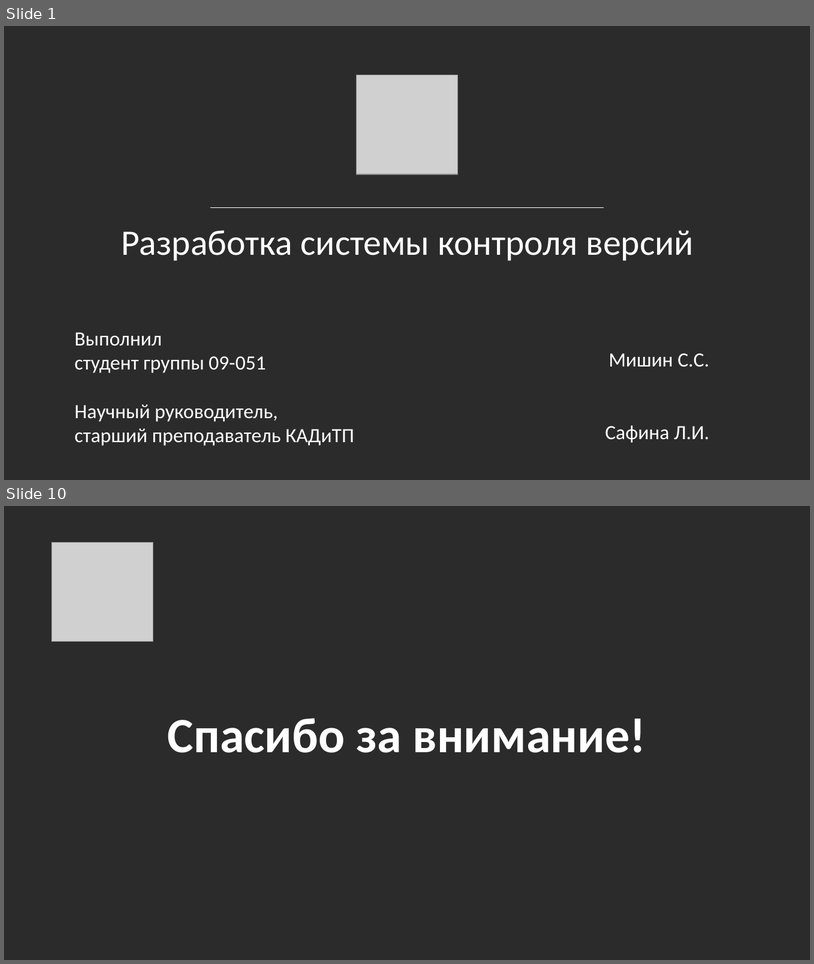
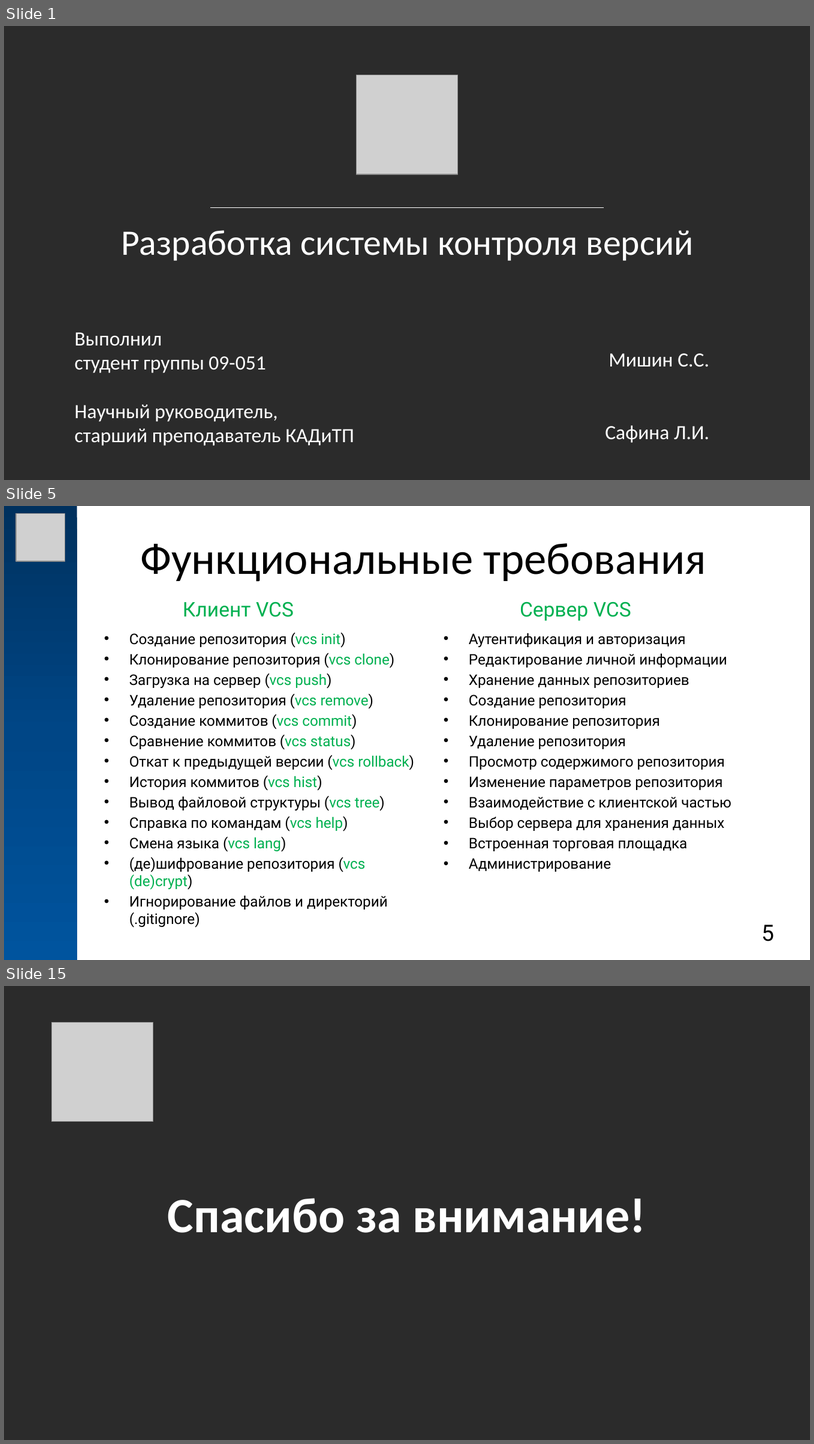
Before and after one commit to MrR3353/diplom, a slide deck: docs/Презентация в стиле КФУ.pptx. Shown one above the other, each under a label of ours: slides 1 and 10 before the commit, slides 1, 5 and 15 after it; the slides between them are not shown. The pictures are 814x964 and 814x1444 pixels, drawn with LibreOffice and Linux fonts; fonts in the diff are those of the drawing; grey boxes stand for pictures; background and template pictures are left out; a plain dark background stands for a picture behind light text. Boxes give left, top, right and bottom in pixels: in the first picture for what was removed or moved away, otherwise in the second. Text is boxed around its words. In the diff, an @@ line names an element or a change of style, - is before the commit and + after.

```diff
--- a/docs/Презентация в стиле КФУ.pptx
+++ b/docs/Презентация в стиле КФУ.pptx
@@ slide 5 added at (4,506,810,960), background #FFFFFF @@
@@ rectangle added at (4,506,77,959), fill gradient #00325E to #004786 to #00549F @@
@@ picture added at (16,514,65,562) @@
@@ title added at (140,543,706,582), 40 pt, text #000000 @@
+Функциональные требования
@@ text added at (183,601,294,617), 18 pt, text #00B050 @@
+Клиент VCS
@@ text added at (520,601,632,621), 18 pt, text #00B050 @@
+Сервер VCS
@@ text added at (129,632,414,927), 13 pt, text #000000 @@
+• Создание репозитория (vcs init)
+• Клонирование репозитория (vcs clone)
+• Загрузка на сервер (vcs push)
+• Удаление репозитория (vcs remove)
+• Создание коммитов (vcs commit)
+• Сравнение коммитов (vcs status)
+• Откат к предыдущей версии (vcs rollback)
+• История коммитов (vcs hist)
+• Вывод файловой структуры (vcs tree)
+• Справка по командам (vcs help)
+• Смена языка (vcs lang)
+• (де)шифрование репозитория (vcs (de)crypt)
+• Игнорирование файлов и директорий (.gitignore)
@@ text added at (469,633,732,871), 13 pt, text #000000 @@
+• Аутентификация и авторизация
+• Редактирование личной информации
+• Хранение данных репозиториев
+• Создание репозитория
+• Клонирование репозитория
+• Удаление репозитория
+• Просмотр содержимого репозитория
+• Изменение параметров репозитория
+• Взаимодействие с клиентской частью
+• Выбор сервера для хранения данных
+• Встроенная торговая площадка
+• Администрирование
@@ page number added at (762,924,774,941), 20 pt, text #000000 @@
+5
@@ what was slide 10 is now slide 15 @@
```
Also in this commit, not shown: 3 slides changed, 9 other slides added, 5 slides removed, 1 other file.
